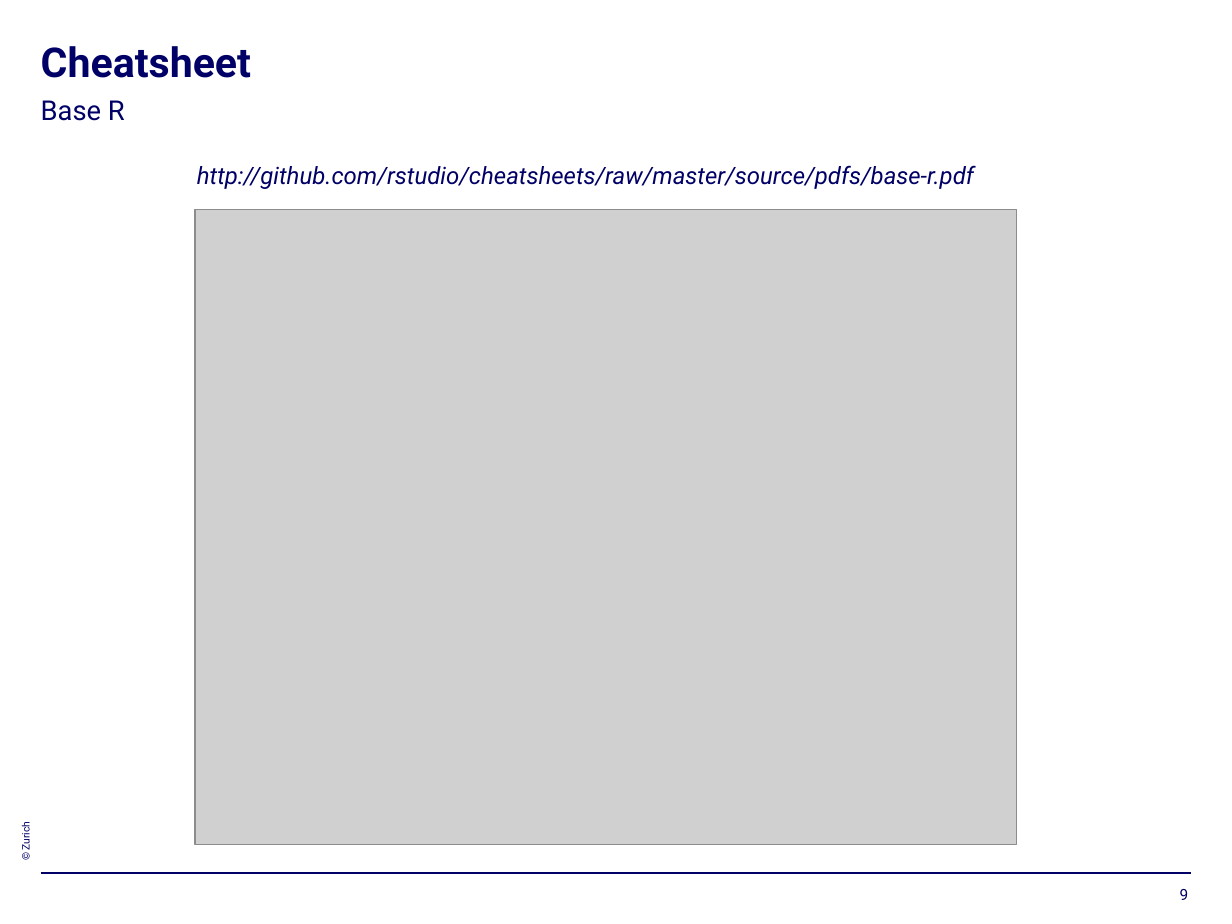
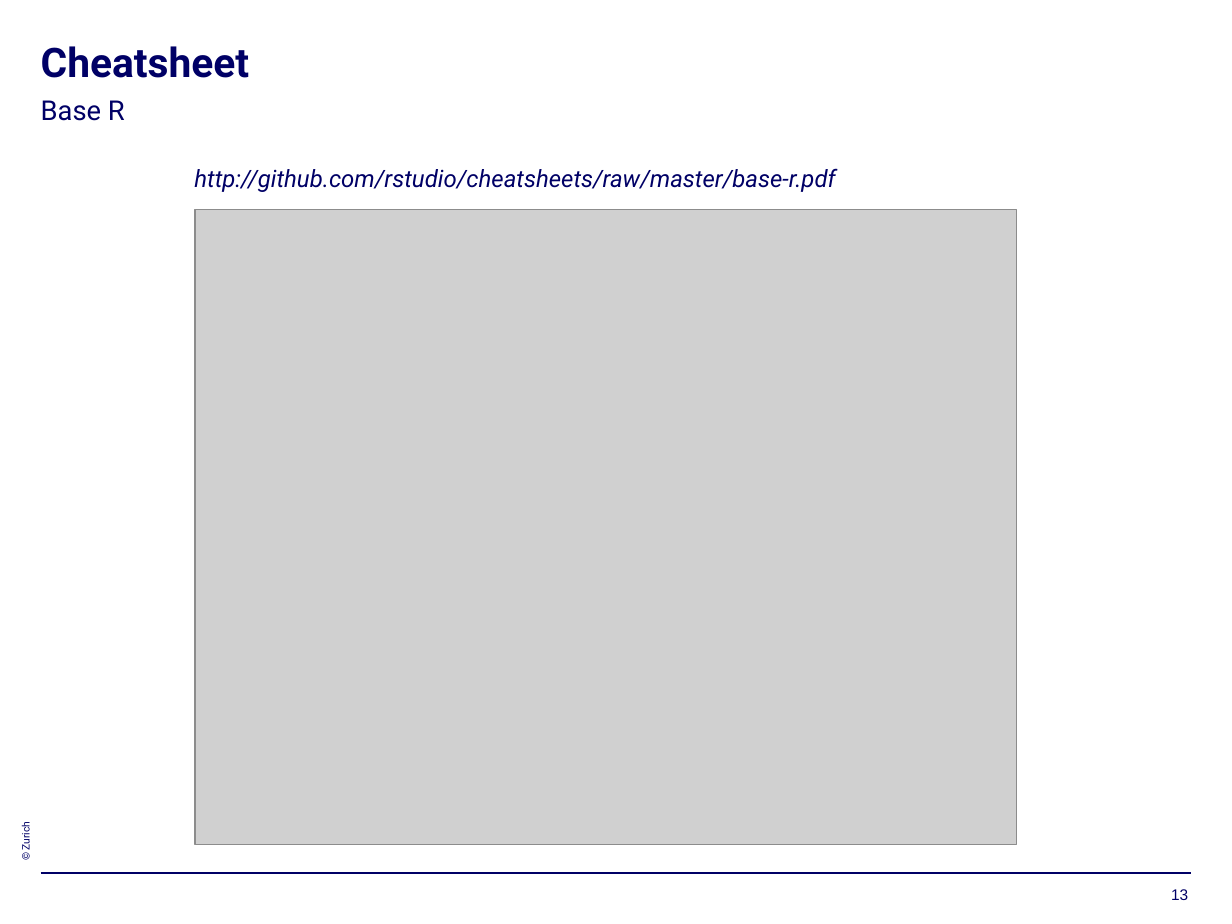
Before and after one commit to Gateux/titanic_euba, a slide deck: slide 13 of Titanic Exercise.pptx (slide 9 before the commit). Drawn at 1232x924 pixels with LibreOffice and Linux fonts; fonts in the diff are those of the drawing; grey boxes stand for pictures; background and template pictures are left out. Boxes give left, top, right and bottom in pixels: in the first picture for what was removed or moved away, otherwise in the second. Text is boxed around its words. In the diff, an @@ line names an element or a change of style, - is before the commit and + after.

```diff
--- a/Titanic Exercise.pptx
+++ b/Titanic Exercise.pptx
@@ title "Cheatsheet" at <box>41,46,249,78</box>: size 24 to 23.8 pt @@
@@ text at <box>194,169,835,192</box>: text changed @@
-http://github.com/rstudio/cheatsheets/raw/master/source/pdfs/base-r.pdf
+http://github.com/rstudio/cheatsheets/raw/master/base-r.pdf
@@ page number added at <box>1171,889,1188,900</box>, 9 pt, text #000066 @@
+13
@@ page number removed at <box>1180,889,1189,900</box> @@
-9
```
Also in this commit, not shown: 9 other slides changed, 7 slides added, 4 slides removed, 10 other files.
